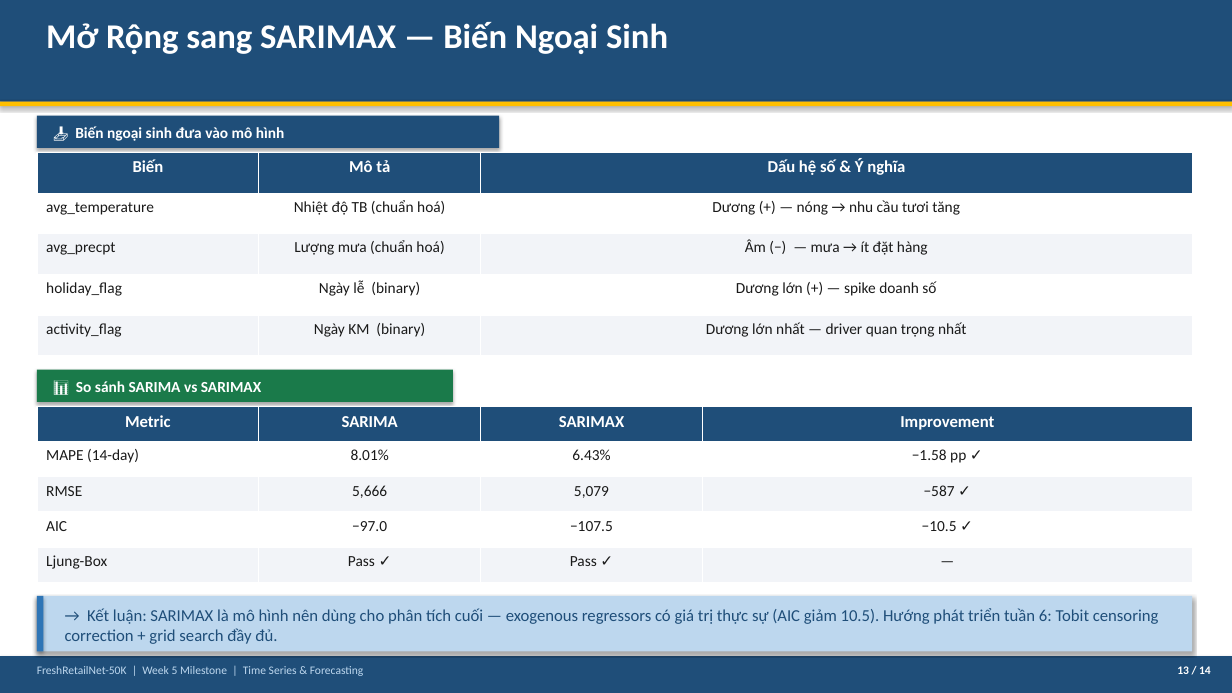
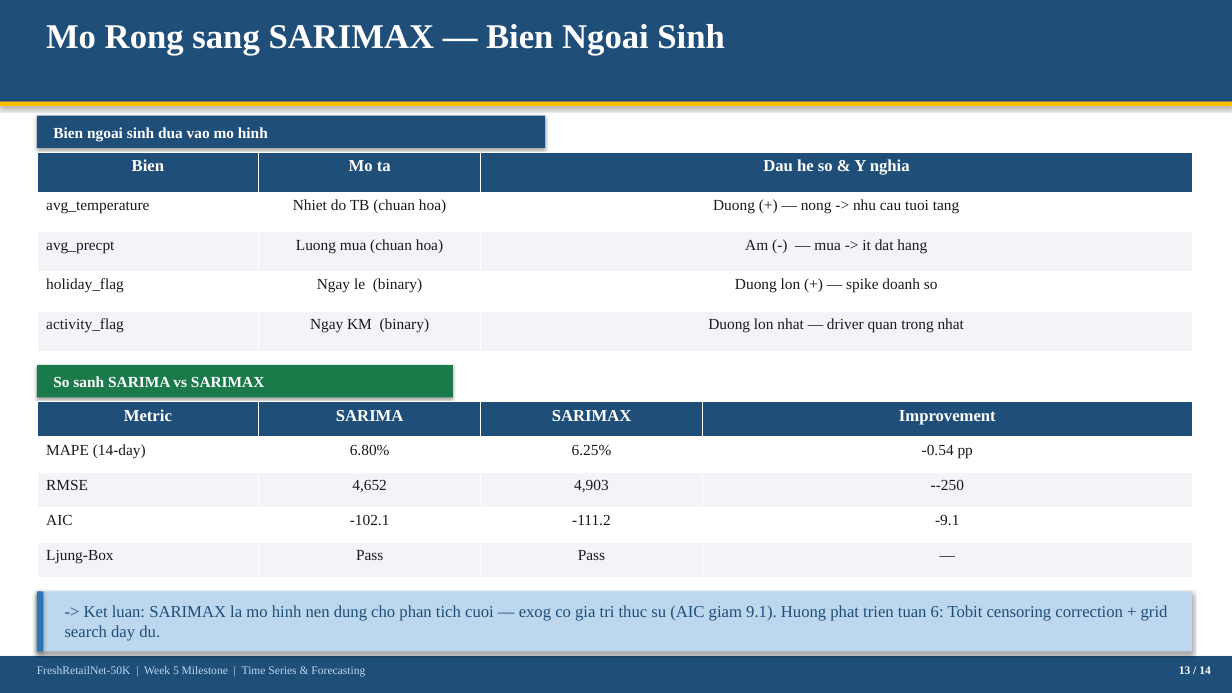
Before and after one commit to thanh-tai-435/TimeSeriesMrSu, a slide deck: slide 13 of Week5_Slides.pptx. Drawn at 1232x693 pixels with LibreOffice and Linux fonts; fonts in the diff are those of the drawing. Boxes give left, top, right and bottom in pixels: in the first picture for what was removed or moved away, otherwise in the second. Text is boxed around its words. In the diff, an @@ line names an element or a change of style, - is before the commit and + after.

```diff
--- a/Week5_Slides.pptx
+++ b/Week5_Slides.pptx
@@ rectangle removed at <box>0,0,1232,693</box> @@
@@ text at <box>46,24,724,55</box>: text changed; font Calibri to Times New Roman @@
-Mở Rộng sang SARIMAX — Biến Ngoại Sinh
+Mo Rong sang SARIMAX — Bien Ngoai Sinh
@@ rectangle: place and size @@
-rectangle at <box>37,116,499,148</box>
+rectangle at <box>37,116,545,148</box>
@@ text at <box>53,127,268,141</box>: text changed; font Calibri to Times New Roman @@
-📥 Biến ngoại sinh đưa vào mô hình
+Bien ngoai sinh dua vao mo hinh
@@ table at <box>37,152,1192,351</box> @@
-row 1: Biến | Mô tả | Dấu hệ số & Ý nghĩa
+row 1: Bien | Mo ta | Dau he so & Y nghia
-row 2, column 2: Nhiệt độ TB (chuẩn hoá)
+row 2, column 2: Nhiet do TB (chuan hoa)
-row 2, column 3: Dương (+) — nóng → nhu cầu tươi tăng
+row 2, column 3: Duong (+) — nong -> nhu cau tuoi tang
-row 3, column 2: Lượng mưa (chuẩn hoá)
+row 3, column 2: Luong mua (chuan hoa)
-row 3, column 3: Âm (−) — mưa → ít đặt hàng
+row 3, column 3: Am (-) — mua -> it dat hang
-row 4, column 2: Ngày lễ (binary)
+row 4, column 2: Ngay le (binary)
-row 4, column 3: Dương lớn (+) — spike doanh số
+row 4, column 3: Duong lon (+) — spike doanh so
-row 5, column 2: Ngày KM (binary)
+row 5, column 2: Ngay KM (binary)
-row 5, column 3: Dương lớn nhất — driver quan trọng nhất
+row 5, column 3: Duong lon nhat — driver quan trong nhat
@@ font Calibri to Times New Roman in "avg_temperature", "avg_precpt", "holiday_flag", "activity_flag" @@
@@ rectangle: place and size @@
-rectangle at <box>37,370,453,402</box>
+rectangle at <box>37,365,453,397</box>
@@ text at <box>53,376,264,387</box>: text changed; font Calibri to Times New Roman @@
-📊 So sánh SARIMA vs SARIMAX
+So sanh SARIMA vs SARIMAX
@@ table: place and size @@
-table at <box>37,407,1192,582</box>
+table at <box>37,402,1192,578</box>
@@ table at <box>37,402,1192,578</box> @@
-row 2: MAPE (14-day) | 8.01% | 6.43% | −1.58 pp ✓
+row 2: MAPE (14-day) | 6.80% | 6.25% | -0.54 pp
-row 3: RMSE | 5,666 | 5,079 | −587 ✓
+row 3: RMSE | 4,652 | 4,903 | --250
-row 4: AIC | −97.0 | −107.5 | −10.5 ✓
+row 4: AIC | -102.1 | -111.2 | -9.1
-row 5, column 2: Pass ✓
+row 5, column 2: Pass
-row 5, column 3: Pass ✓
+row 5, column 3: Pass
@@ font Calibri to Times New Roman in "Metric", "SARIMA", "SARIMAX", "Improvement" and 5 more places @@
@@ rectangle: place and size @@
-rectangle at <box>37,596,1192,652</box>
+rectangle at <box>37,592,1192,652</box>
@@ rectangle: place and size @@
-rectangle at <box>37,596,43,652</box>
+rectangle at <box>37,592,43,652</box>
@@ text at <box>65,605,1168,640</box>: text changed; font Calibri to Times New Roman @@
-→ Kết luận: SARIMAX là mô hình nên dùng cho phân tích cuối — exogenous regressors có giá trị thực sự (AIC giảm 10.5). Hướng phát triển tuần 6: Tobit censoring correction + grid search đầy đủ.
+-> Ket luan: SARIMAX la mo hinh nen dung cho phan tich cuoi — exog co gia tri thuc su (AIC giam 9.1). Huong phat trien tuan 6: Tobit censoring correction + grid search day du.
@@ text "FreshRetailNet-50K | Week 5 Milestone ..." at <box>37,666,365,677</box>: font Calibri to Times New Roman @@
@@ text "13 / 14" at <box>1179,666,1211,674</box>: font Calibri to Times New Roman @@
```
Also in this commit, not shown: 12 other slides changed, 1 slide added, 1 slide removed, 13 other files.
